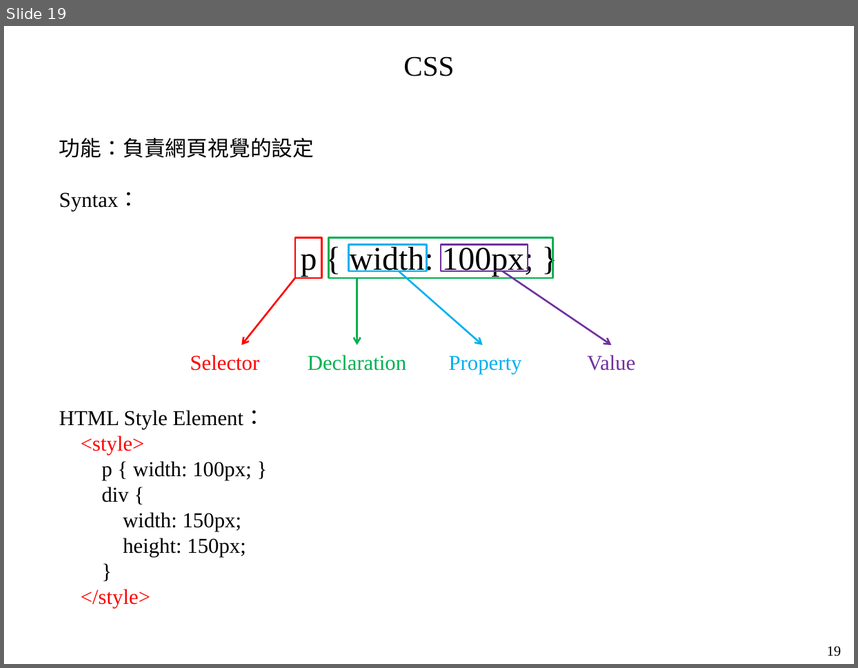
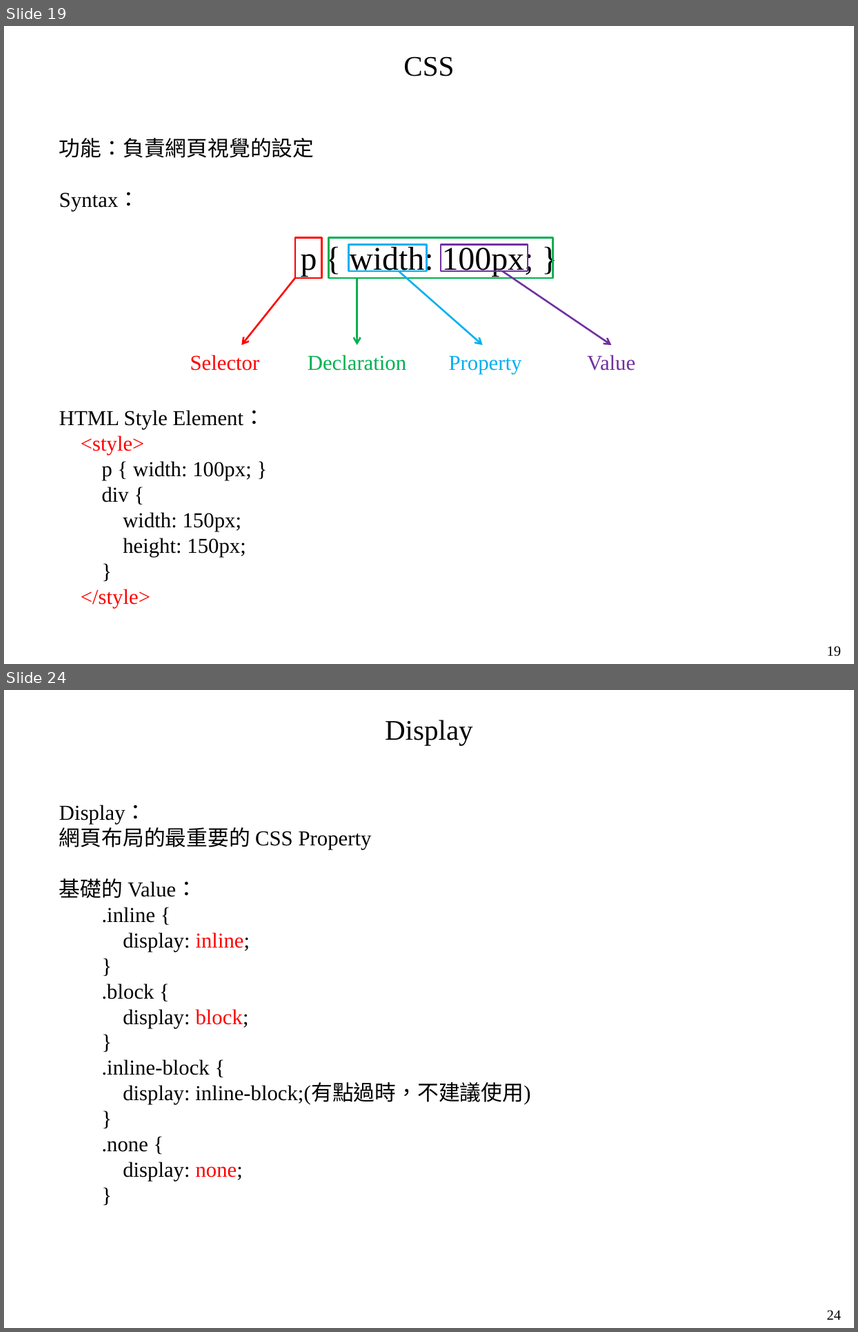
Before and after one commit to mar120434/2021_web_tutor, a slide deck: 靜態網頁.pptx. Shown one above the other, each under a label of ours: slide 19 before the commit, slides 19 and 24 after it; the slides between them are not shown. The pictures are 858x668 and 858x1332 pixels, drawn with LibreOffice and Linux fonts; fonts in the diff are those of the drawing. Boxes give left, top, right and bottom in pixels: in the first picture for what was removed or moved away, otherwise in the second. Text is boxed around its words. In the diff, an @@ line names an element or a change of style, - is before the commit and + after.

```diff
--- a/靜態網頁.pptx
+++ b/靜態網頁.pptx
@@ slide 24 added at (4, 690, 854, 1328), background #FFFFFF @@
@@ text added at (385, 720, 473, 745), 24 pt, text #000000 @@
+Display
@@ text added at (59, 805, 530, 1181), 18 pt, text #000000 @@
+Display：
+網頁布局的最重要的 CSS Property
+基礎的 Value：
+.inline {
+display: inline;
+}
+.block {
+display: block;
+}
+.inline-block {
+display: inline-block;(有點過時，不建議使用)
+}
+.none {
+display: none;
+}
@@ text added at (827, 1310, 841, 1319), 12 pt, text #000000 @@
+24
```
Also in this commit, not shown: 3 slides changed, 3 other slides added, 1 other file.
